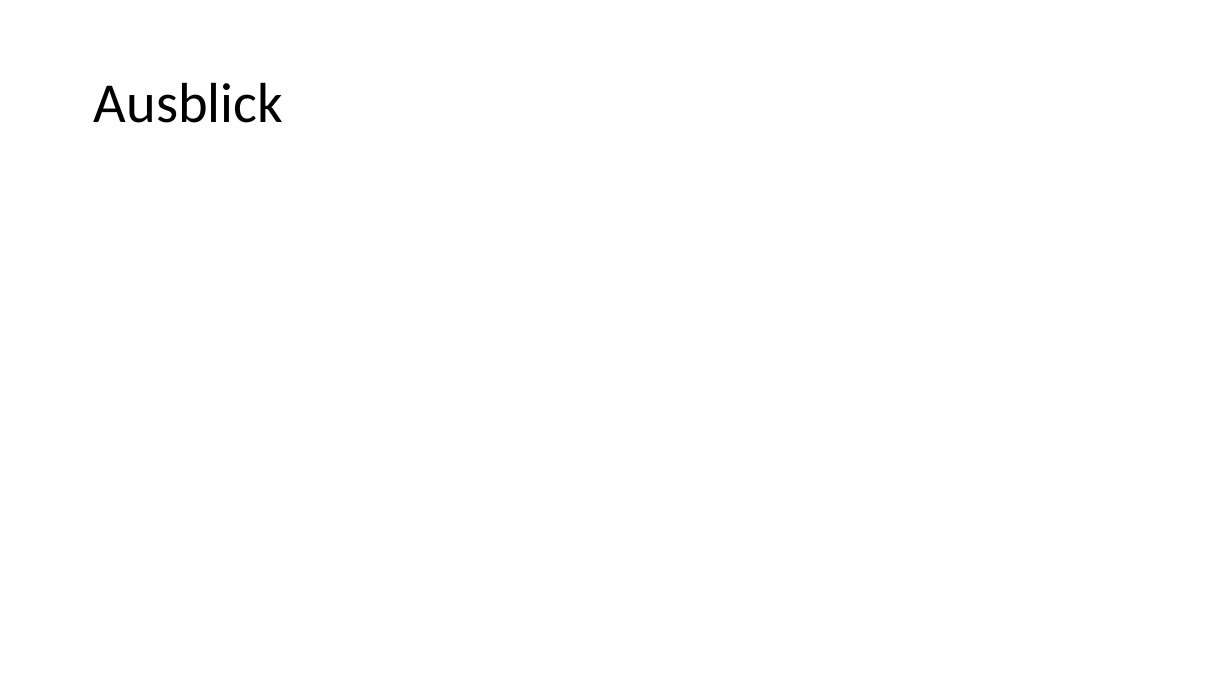
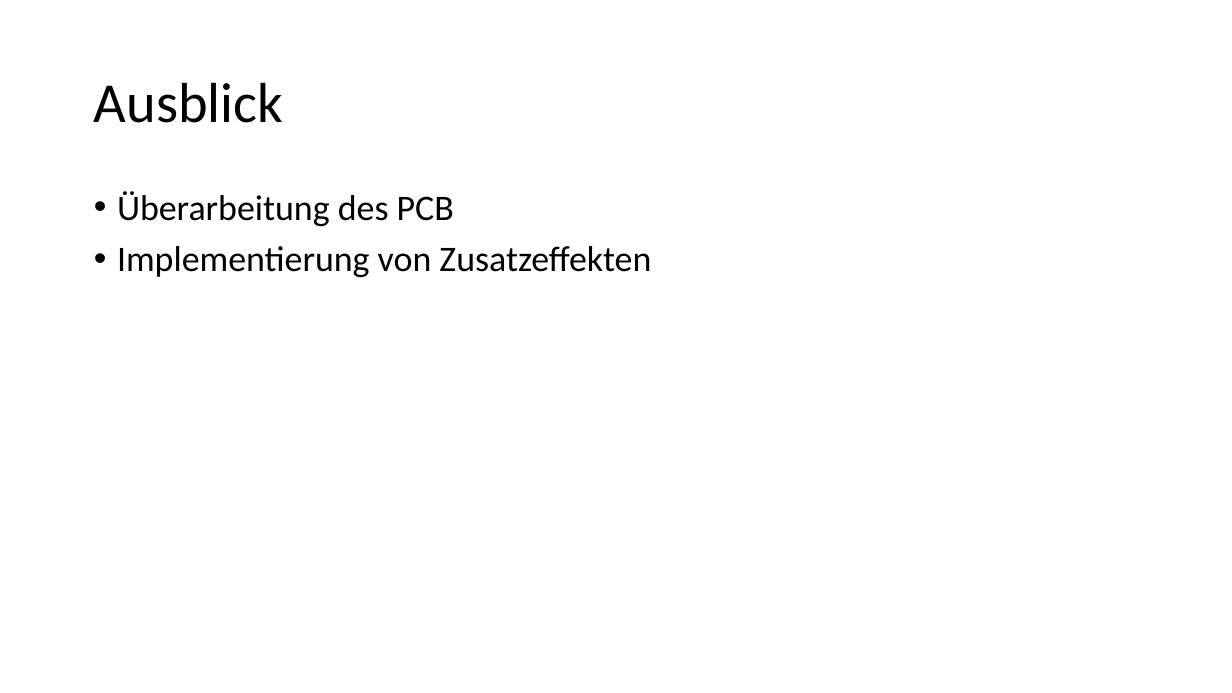
Before and after one commit to aeschi2305/FachberichtDigitalesThereminP6, a slide deck: slide 10 of Präsi/Digitales Theremin.pptx. Drawn at 1232x693 pixels with LibreOffice and Linux fonts; fonts in the diff are those of the drawing. Boxes give left, top, right and bottom in pixels: in the first picture for what was removed or moved away, otherwise in the second. Text is boxed around its words. In the diff, an @@ line names an element or a change of style, - is before the commit and + after.

```diff
--- a/Präsi/Digitales Theremin.pptx
+++ b/Präsi/Digitales Theremin.pptx
@@ text added at [117, 191, 651, 277], 28 pt, text #000000 @@
+• Überarbeitung des PCB
+• Implementierung von Zusatzeffekten
```
Also in this commit, not shown: 3 other slides changed, 6 other files.
